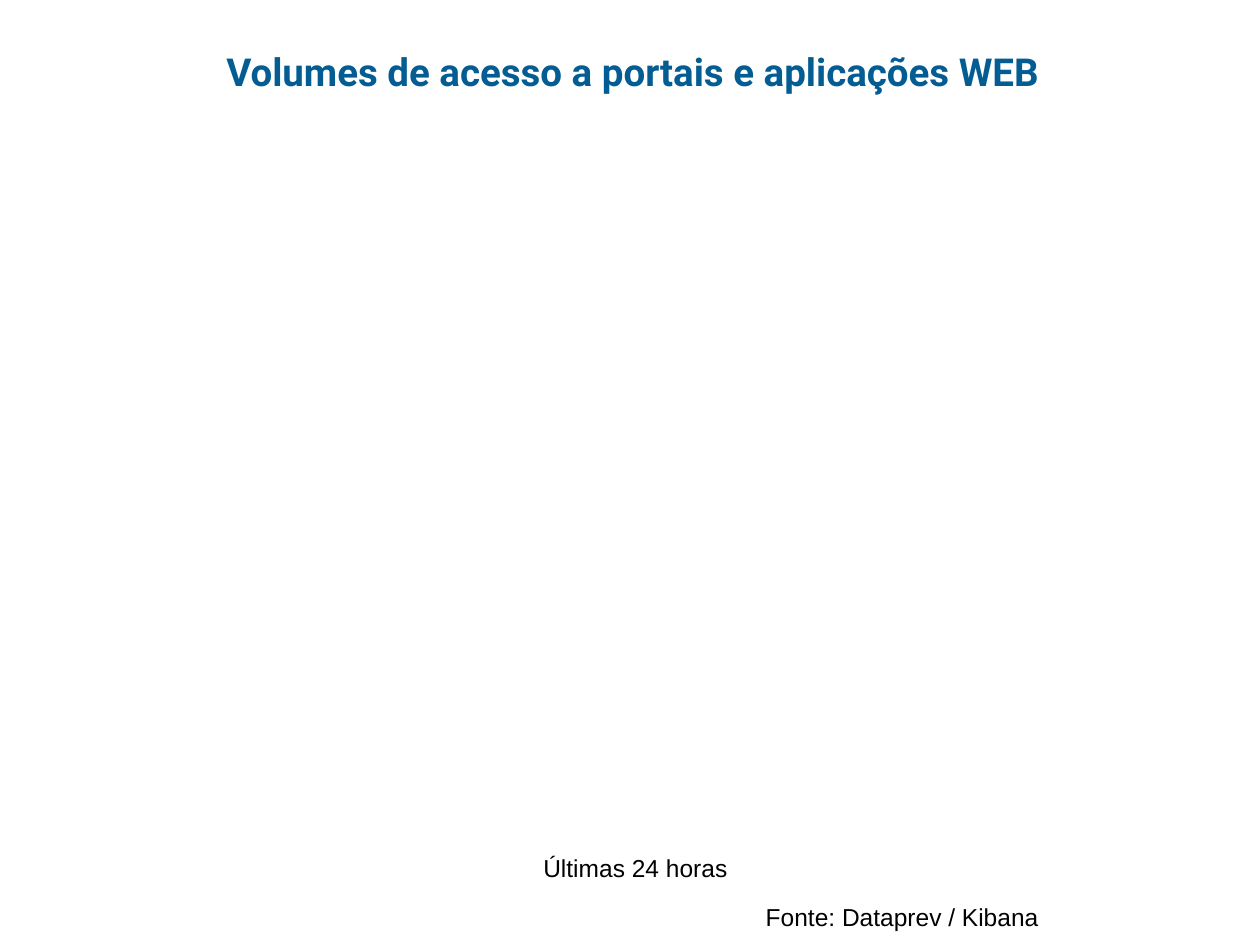
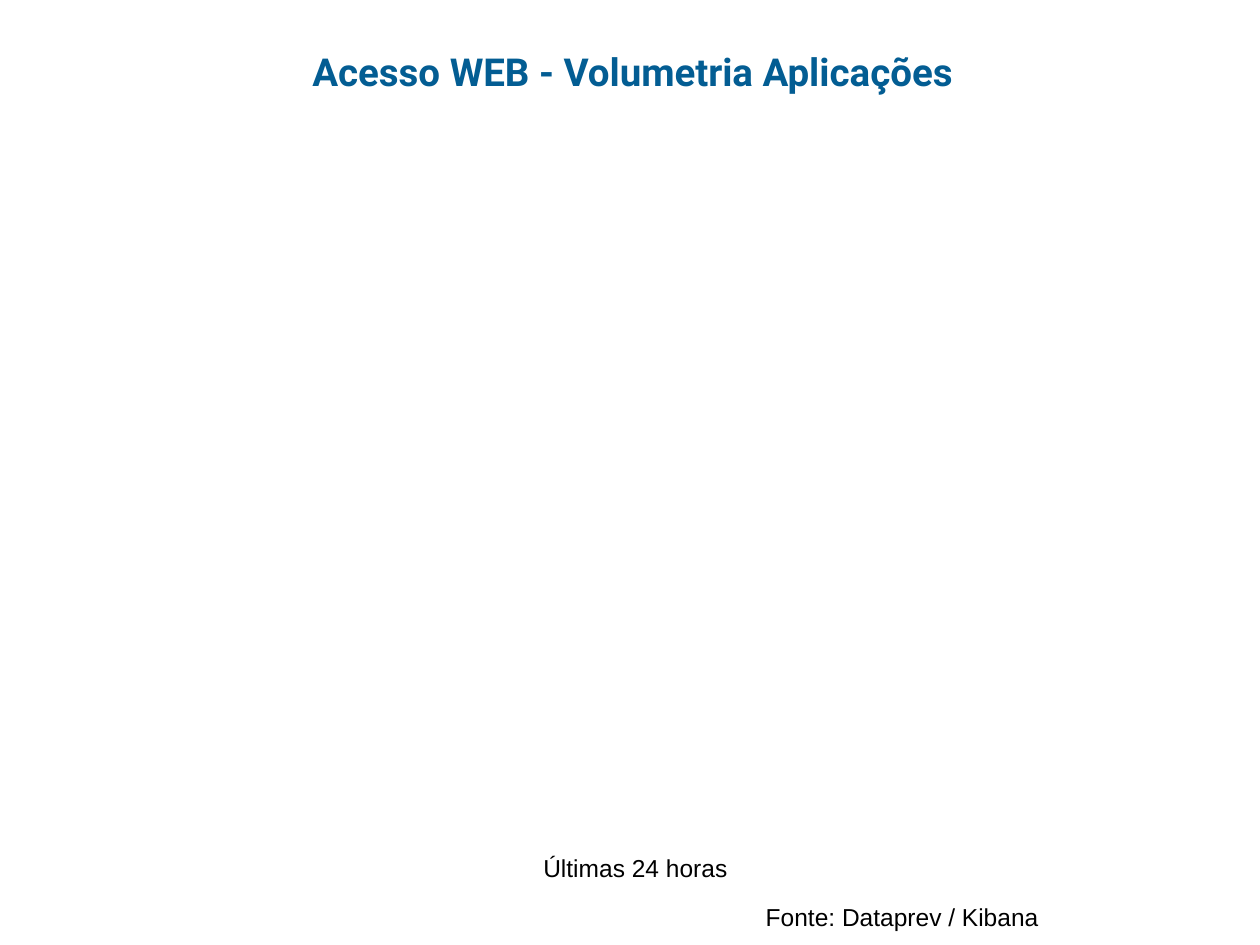
Before and after one commit to guihred/Experiments, a slide deck: slide 5 of src/main/resources/models/Radar_Eventos_v01122020REL1.pptx. Drawn at 1260x945 pixels with LibreOffice and Linux fonts; fonts in the diff are those of the drawing; background and template pictures are left out. Boxes give left, top, right and bottom in pixels: in the first picture for what was removed or moved away, otherwise in the second. Text is boxed around its words. In the diff, an @@ line names an element or a change of style, - is before the commit and + after.

```diff
--- a/src/main/resources/models/Radar_Eventos_v01122020REL1.pptx
+++ b/src/main/resources/models/Radar_Eventos_v01122020REL1.pptx
@@ text at bbox=[312, 57, 953, 95]: text changed @@
-Volumes de acesso a portais e aplicações WEB
+Acesso WEB - Volumetria Aplicações
```
Also in this commit, not shown: 9 other slides changed, 3 slides added, 22 other files.
